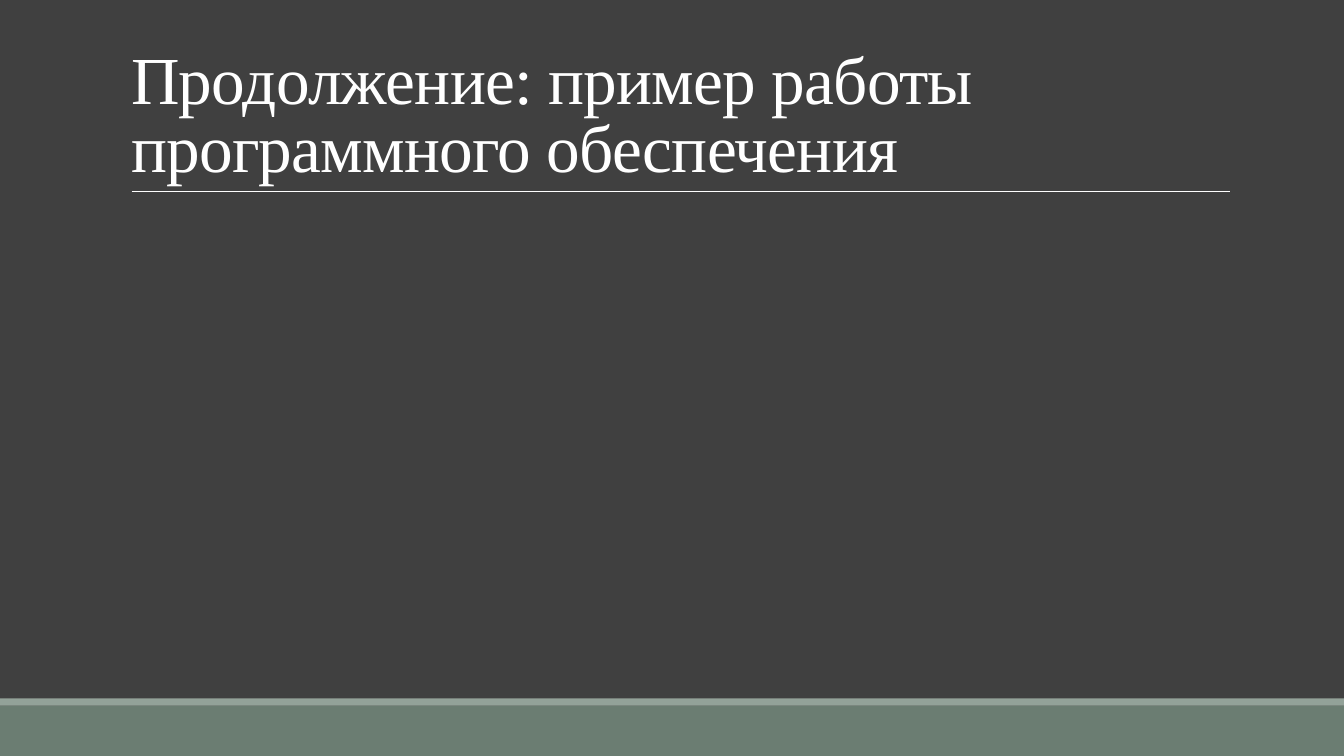
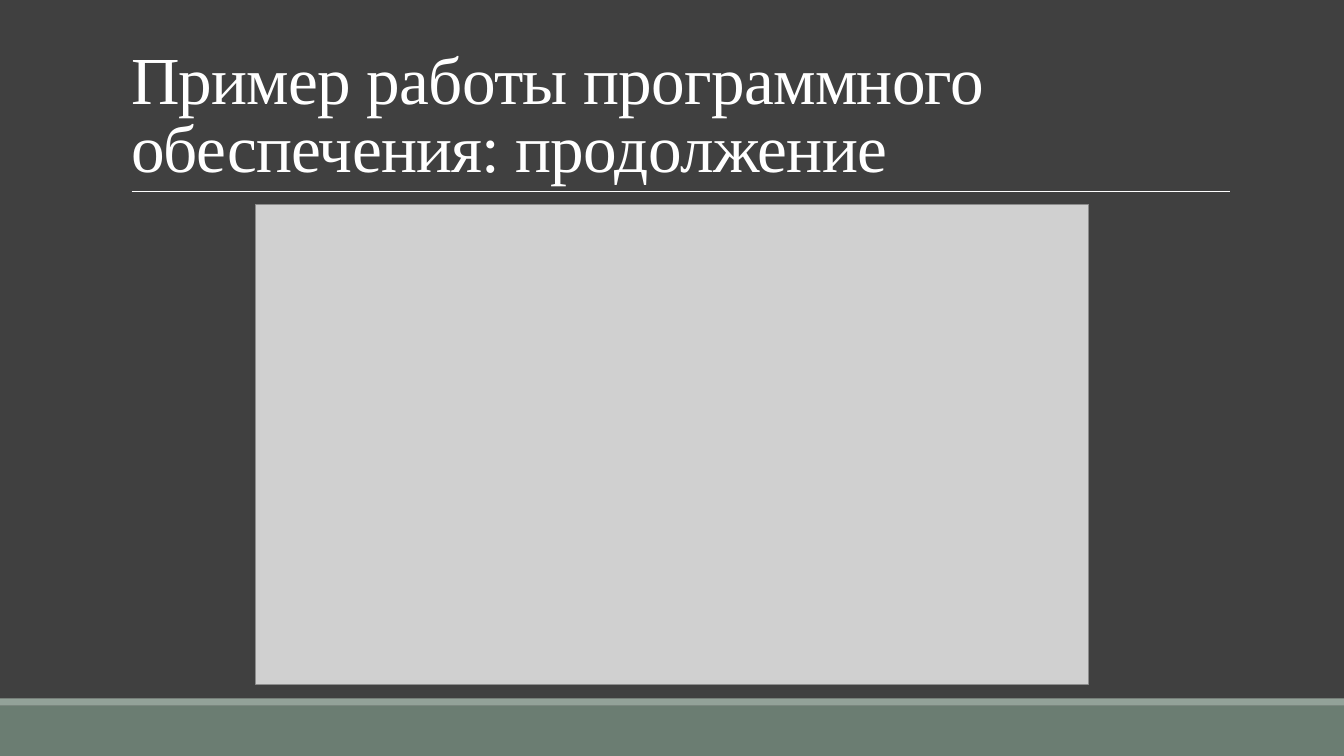
Before and after one commit to TheSawIsTheLaw/ComputerGraphicsCoursework, a slide deck: slide 15 of Presentation/CurseWorkYakuba.pptx (slide 14 before the commit). Drawn at 1344x756 pixels with LibreOffice and Linux fonts; fonts in the diff are those of the drawing; grey boxes stand for pictures. Boxes give left, top, right and bottom in pixels: in the first picture for what was removed or moved away, otherwise in the second. Text is boxed around its words. In the diff, an @@ line names an element or a change of style, - is before the commit and + after.

```diff
--- a/Presentation/CurseWorkYakuba.pptx
+++ b/Presentation/CurseWorkYakuba.pptx
@@ title at (131,56,983,185): text changed @@
-Продолжение: пример работы программного обеспечения
+Пример работы программного обеспечения: продолжение
@@ picture added at (255,205,1089,685) @@
```
Also in this commit, not shown: 11 other slides changed, 6 slides added, 2 slides removed, 1 other file.
